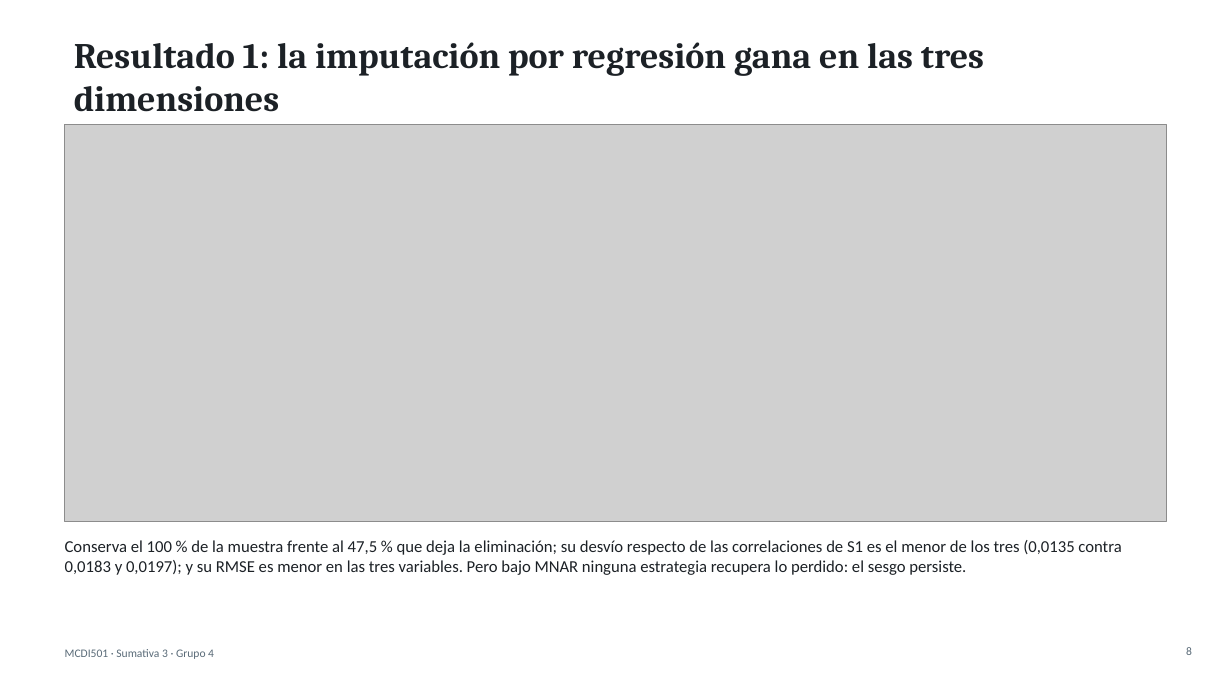
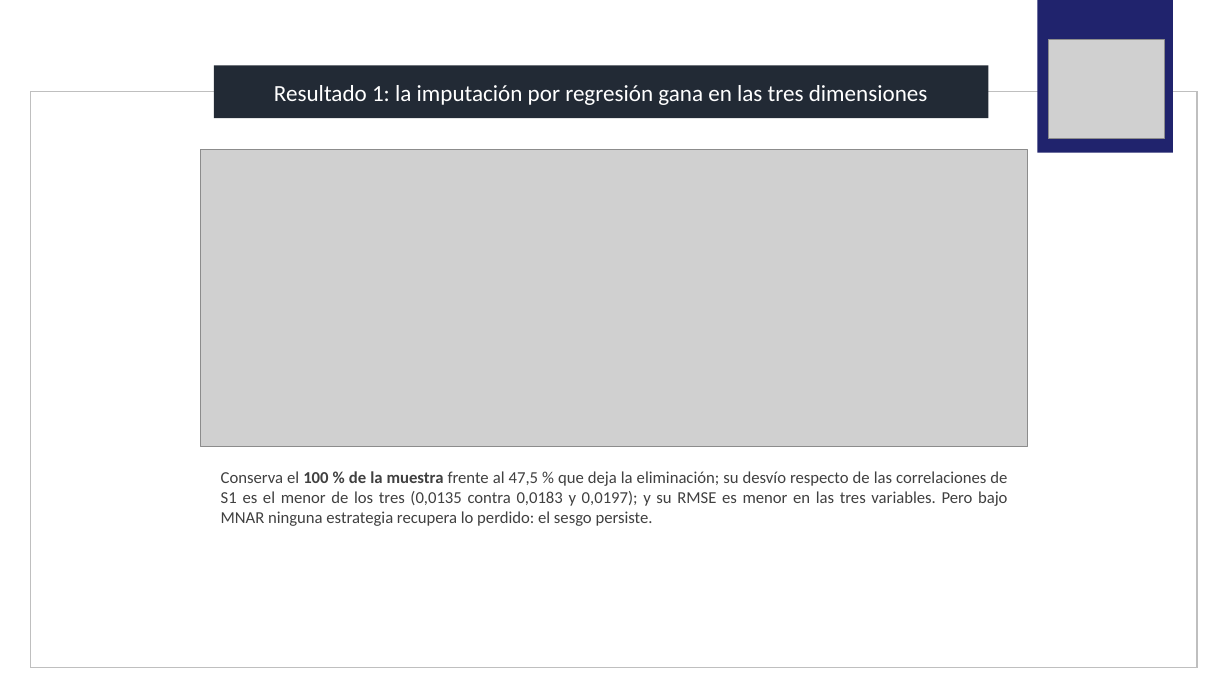
Before and after one commit to santunez75/analisis-desercion, a slide deck: slide 8 of S3/presentacion/Sumativa3_Presentacion_Grupo4.pptx. Drawn at 1232x693 pixels with LibreOffice and Linux fonts; fonts in the diff are those of the drawing; grey boxes stand for pictures. Boxes give left, top, right and bottom in pixels: in the first picture for what was removed or moved away, otherwise in the second. Text is boxed around its words. In the diff, an @@ line names an element or a change of style, - is before the commit and + after.

```diff
--- a/S3/presentacion/Sumativa3_Presentacion_Grupo4.pptx
+++ b/S3/presentacion/Sumativa3_Presentacion_Grupo4.pptx
@@ rectangle added at <box>1038,0,1173,152</box>, fill #20236D @@
@@ picture added at <box>1049,40,1165,138</box> @@
@@ rectangle "Resultado 1: la imputación por ...": place and size @@
-rectangle "Resultado 1: la imputación por ..." at <box>74,42,984,112</box>
+rectangle "Resultado 1: la imputación por ..." at <box>213,66,988,118</box>
@@ rectangle "Resultado 1: la imputación por ..." at <box>213,66,988,118</box>: size 28 to 18 pt, font Cambria to Calibri, text colour #1C2126 to #FFFFFF, bold off; alignment left to centre; fill none to #222A35 @@
@@ rectangle added at <box>30,91,1198,667</box>, outline #BFBFBF 1 pt @@
@@ picture: place and size @@
-picture at <box>65,125,1167,521</box>
+picture at <box>201,150,1028,447</box>
@@ text "Conserva el 100 % de ...": place and size @@
-text "Conserva el 100 % de ..." at <box>65,540,1121,575</box>
+text "Conserva el 100 % de ..." at <box>221,471,1008,526</box>
@@ text "Conserva el 100 % de ..." at <box>221,471,1008,526</box>: text colour #1C2126 to #404040; bold on in "100 % de la muestra"; alignment left to justified @@
@@ text removed at <box>65,649,214,659</box> @@
-MCDI501 · Sumativa 3 · Grupo 4
@@ page number removed at <box>1186,647,1192,655</box> @@
-8
```
Also in this commit, not shown: 13 other slides changed, 1 slide added.
